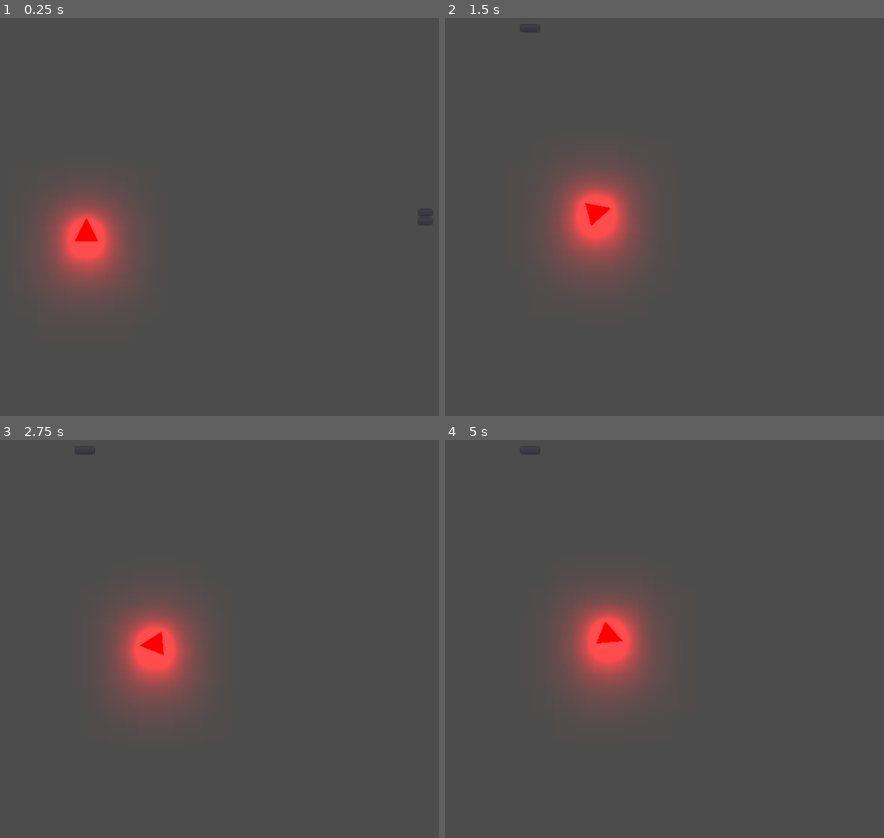
Above: before the commit, frames 1-4 (two rows, left to right).
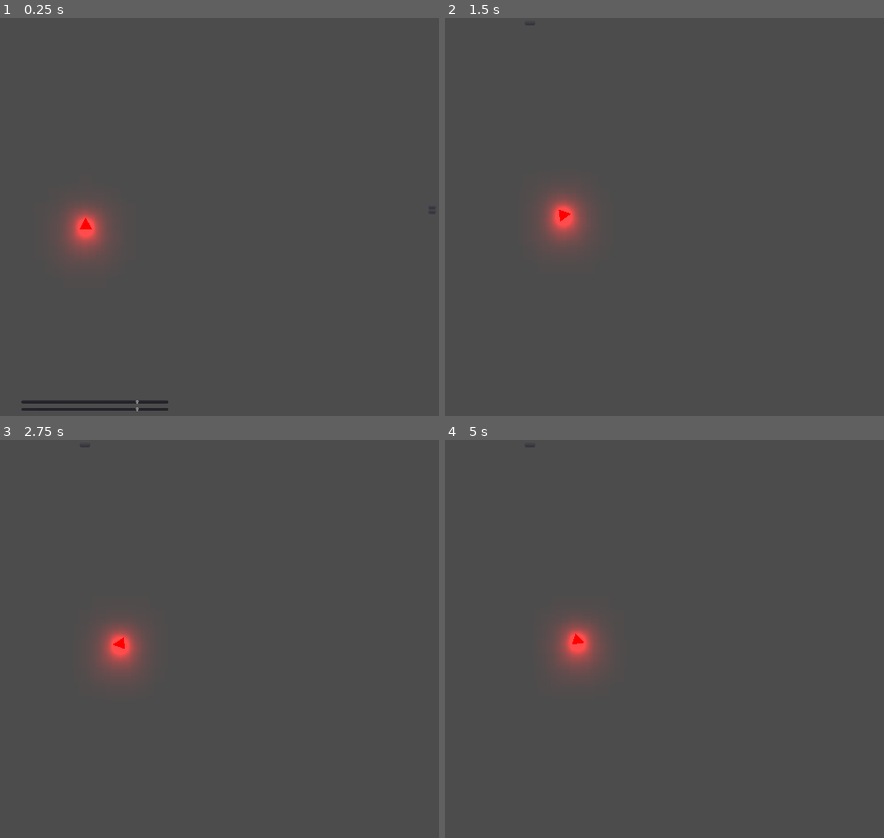
Above: after the commit, the same moments.

Repository: ZuBsPaCe/godot-base-code
Game: Godot game, scene res://Scenes/Game.tscn
The game is run twice, just before and just after one commit, with the same random seed, the same clock (stepped at 60 frames per second) and the same inputs.
Inputs (mouse positions are in pixels of both pictures, inside the frame that each line leads up to):
- Up to frame 1 (0.25 s): no input
- Up to frame 2 (1.5 s): click "Start" at 0.5 s; tap Enter at 1.25, 1.35 s; move the mouse to (686, 197) at 1.27 s
- Up to frame 3 (2.75 s): move the mouse to (outside the picture) at 2.02 s; tap Enter at 2.1 s
- Up to frame 4 (5 s): move the mouse to (598, 551) at 2.77 s; tap Enter at 2.85, 3.6, 4.35 s; move the mouse to (493, 718) at 3.52 s; move the mouse to (743, 698) at 4.27 s

The runs differ from the first frame. In frame 1, 5.4% of the frame differs, in the area x 4-99%, y 44-99%; in frame 2, 5.3%; in frame 3, 5.3%; in frame 4, 5.1%.

Commit message:
Enabled vsync. Loading/Saving default settings. Fullscreen switch. Volume settings.

Diff:
--- a/Scenes/MainMenu.tscn
+++ b/Scenes/MainMenu.tscn
@@ -11,36 +11,93 @@
 anchor_bottom = 1.0
 theme = ExtResource( 1 )
 
-[node name="HBoxContainer" type="HBoxContainer" parent="MarginContainer"]
+[node name="VBoxContainer" type="VBoxContainer" parent="MarginContainer"]
 margin_left = 10.0
 margin_top = 10.0
-margin_right = 950.0
-margin_bottom = 530.0
+margin_right = 1910.0
+margin_bottom = 1070.0
+size_flags_horizontal = 3
+size_flags_vertical = 3
 
-[node name="Filler" type="Control" parent="MarginContainer/HBoxContainer"]
-margin_right = 829.0
-margin_bottom = 520.0
+[node name="HBoxContainer" type="HBoxContainer" parent="MarginContainer/VBoxContainer"]
+margin_right = 1900.0
+margin_bottom = 978.0
+size_flags_vertical = 3
+
+[node name="Filler" type="Control" parent="MarginContainer/VBoxContainer/HBoxContainer"]
+margin_right = 1789.0
+margin_bottom = 978.0
 size_flags_horizontal = 3
 
-[node name="VBoxContainer" type="VBoxContainer" parent="MarginContainer/HBoxContainer"]
-margin_left = 833.0
-margin_right = 940.0
-margin_bottom = 520.0
+[node name="VBoxContainer" type="VBoxContainer" parent="MarginContainer/VBoxContainer/HBoxContainer"]
+margin_left = 1793.0
+margin_right = 1900.0
+margin_bottom = 978.0
 alignment = 1
 
-[node name="StartButton" type="Button" parent="MarginContainer/HBoxContainer/VBoxContainer"]
+[node name="StartButton" type="Button" parent="MarginContainer/VBoxContainer/HBoxContainer/VBoxContainer"]
 unique_name_in_owner = true
-margin_top = 215.0
+margin_top = 444.0
 margin_right = 107.0
-margin_bottom = 258.0
+margin_bottom = 487.0
 text = "Start"
 
-[node name="ExitButton" type="Button" parent="MarginContainer/HBoxContainer/VBoxContainer"]
+[node name="ExitButton" type="Button" parent="MarginContainer/VBoxContainer/HBoxContainer/VBoxContainer"]
 unique_name_in_owner = true
-margin_top = 262.0
+margin_top = 491.0
 margin_right = 107.0
-margin_bottom = 305.0
+margin_bottom = 534.0
 text = "Quit"
 
-[connection signal="pressed" from="MarginContainer/HBoxContainer/VBoxContainer/StartButton" to="." method="_on_StartButton_pressed"]
-[connection signal="pressed" from="MarginContainer/HBoxContainer/VBoxContainer/ExitButton" to="." method="_on_ExitButton_pressed"]
+[node name="HBoxContainer2" type="HBoxContainer" parent="MarginContainer/VBoxContainer"]
+margin_top = 982.0
+margin_right = 1900.0
+margin_bottom = 1060.0
+alignment = 1
+
+[node name="GridContainer" type="GridContainer" parent="MarginContainer/VBoxContainer/HBoxContainer2"]
+margin_left = 675.0
+margin_right = 1225.0
+margin_bottom = 78.0
+custom_constants/hseparation = 50
+columns = 2
+
+[node name="MusicLabel" type="Label" parent="MarginContainer/VBoxContainer/HBoxContainer2/GridContainer"]
+margin_right = 100.0
+margin_bottom = 37.0
+text = "Music"
+
+[node name="MusicSlider" type="HSlider" parent="MarginContainer/VBoxContainer/HBoxContainer2/GridContainer"]
+unique_name_in_owner = true
+margin_left = 150.0
+margin_top = 10.0
+margin_right = 550.0
+margin_bottom = 26.0
+rect_min_size = Vector2( 400, 0 )
+size_flags_vertical = 4
+max_value = 1.0
+step = 0.01
+value = 0.8
+
+[node name="SoundLabel" type="Label" parent="MarginContainer/VBoxContainer/HBoxContainer2/GridContainer"]
+margin_top = 41.0
+margin_right = 100.0
+margin_bottom = 78.0
+text = "Sound"
+
+[node name="SoundSlider" type="HSlider" parent="MarginContainer/VBoxContainer/HBoxContainer2/GridContainer"]
+unique_name_in_owner = true
+margin_left = 150.0
+margin_top = 51.0
+margin_right = 550.0
+margin_bottom = 67.0
+rect_min_size = Vector2( 400, 0 )
+size_flags_vertical = 4
+max_value = 1.0
+step = 0.01
+value = 0.8
+
+[connection signal="pressed" from="MarginContainer/VBoxContainer/HBoxContainer/VBoxContainer/StartButton" to="." method="_on_StartButton_pressed"]
+[connection signal="pressed" from="MarginContainer/VBoxContainer/HBoxContainer/VBoxContainer/ExitButton" to="." method="_on_ExitButton_pressed"]
+[connection signal="value_changed" from="MarginContainer/VBoxContainer/HBoxContainer2/GridContainer/MusicSlider" to="." method="_on_Volume_changed"]
+[connection signal="value_changed" from="MarginContainer/VBoxContainer/HBoxContainer2/GridContainer/SoundSlider" to="." method="_on_Volume_changed"]
--- a/Scripts/Tools/Examples/ExampleGame.gd
+++ b/Scripts/Tools/Examples/ExampleGame.gd
@@ -2,6 +2,9 @@
 
 
 const GameState := preload("res://Scripts/Tools/Examples/ExampleGameState.gd").GameState
+
+
+export(GameState) var _initial_game_state := GameState.MAIN_MENU
 
 
 onready var _game_state := $GameStateMachine
@@ -12,14 +15,23 @@
 	State.setup()
 	Effects.setup($Camera2D)
 
+	set_fullscreen(Globals.get_setting(Globals.SETTING_FULLSCREEN))
+
+	$MainMenu.setup(
+		Globals.get_setting(Globals.SETTING_MUSIC_VOLUME),
+		Globals.get_setting(Globals.SETTING_SOUND_VOLUME))
+
 	$MainMenu.visible = false
 	$GameOverlay.visible = false
 
 	$MainMenu.connect("switch_game_state", self, "switch_game_state")
+	$MainMenu.connect("change_volume", self, "change_volume")
 	$GameOverlay.connect("switch_game_state", self, "switch_game_state")
 
+	get_tree().connect("screen_resized", self, "on_screen_resized")
+
 	_game_state.setup(
-		GameState.MAIN_MENU,
+		_initial_game_state,
 		funcref(self, "_on_GameStateMachine_enter_state"),
 		FuncRef.new(),
 		funcref(self, "_on_GameStateMachine_exit_state"))
@@ -33,8 +45,45 @@
 	$Dummy.rotation = -PI * 0.5 + $Dummy.position.angle_to_point(Globals.get_global_mouse_position())
 
 
+func _input(event):
+	if event is InputEventKey:
+		if event.pressed and not event.echo and event.alt and event.scancode == KEY_ENTER:
+			set_fullscreen(!OS.window_fullscreen)
+
+
+func on_screen_resized():
+	if !OS.window_fullscreen:
+		Globals.set_setting(Globals.SETTING_WINDOW_WIDTH, OS.window_size.x)
+		Globals.set_setting(Globals.SETTING_WINDOW_HEIGHT, OS.window_size.y)
+		Globals.save_settings()
+
+
 func switch_game_state(new_state):
 	_game_state.set_state(new_state)
+
+
+func set_fullscreen(enabled: bool):
+	if OS.window_fullscreen == enabled:
+		return
+
+	OS.window_fullscreen = enabled
+
+	if !OS.window_fullscreen:
+		OS.window_size = Vector2(
+			Globals.get_setting(Globals.SETTING_WINDOW_WIDTH),
+			Globals.get_setting(Globals.SETTING_WINDOW_HEIGHT))
+
+	Globals.set_setting(Globals.SETTING_FULLSCREEN, OS.window_fullscreen)
+	Globals.save_settings()
+
+
+func change_volume(music_factor: float, sound_factor: float):
+	AudioServer.set_bus_volume_db(1, linear2db(music_factor))
+	AudioServer.set_bus_volume_db(2, linear2db(sound_factor))
+
+	Globals.set_setting(Globals.SETTING_MUSIC_VOLUME, music_factor)
+	Globals.set_setting(Globals.SETTING_SOUND_VOLUME, sound_factor)
+	Globals.save_settings()
 
 
 func _on_GameStateMachine_enter_state():
--- a/Scripts/Tools/Examples/ExampleGlobals.gd
+++ b/Scripts/Tools/Examples/ExampleGlobals.gd
@@ -3,8 +3,16 @@
 const TILE_SIZE := 16.0
 const HALF_TILE_SIZE := TILE_SIZE / 2.0
 
+const SETTING_FULLSCREEN := "Fullscreen"
+const SETTING_WINDOW_WIDTH := "Window Width"
+const SETTING_WINDOW_HEIGHT := "Window Height"
+const SETTING_MUSIC_VOLUME := "Music"
+const SETTING_SOUND_VOLUME := "Sound"
 
-var _center_node: Node2D;
+
+var _center_node: Node2D
+var _settings: Dictionary
+
 
 func _ready():
 	_center_node = Node2D.new()
@@ -12,7 +20,27 @@
 
 
 func setup():
-	pass
+	_settings = {
+		Globals.SETTING_FULLSCREEN: true,
+		Globals.SETTING_WINDOW_WIDTH: OS.get_screen_size().x / 2,
+		Globals.SETTING_WINDOW_HEIGHT: OS.get_screen_size().y / 2,
+		Globals.SETTING_MUSIC_VOLUME: 0.8,
+		Globals.SETTING_SOUND_VOLUME: 0.8
+	}
+
+	Tools.load_data("settings.json", _settings)
+
+
+func get_setting(name: String):
+	return _settings[name]
+
+
+func set_setting(name: String, value):
+	_settings[name] = value
+
+
+func save_settings():
+	Tools.save_data("settings.json", _settings)
 
 
 func get_global_mouse_position() -> Vector2:
--- a/Scripts/Tools/Examples/ExampleMainMenu.gd
+++ b/Scripts/Tools/Examples/ExampleMainMenu.gd
@@ -5,12 +5,27 @@
 
 
 signal switch_game_state(new_state)
+signal change_volume(music_factor, sound_factor)
+
+
+var _music_slider: Slider
+var _sound_slider: Slider
 
 
 func _ready():
 	# https://docs.godotengine.org/en/stable/tutorials/export/feature_tags.html
 	if OS.has_feature("web"):
 		get_node("%ExitButton").visible = false
+
+	_music_slider = get_node("%MusicSlider")
+	_sound_slider = get_node("%SoundSlider")
+
+
+func setup(
+		p_music_factor: float,
+		p_sound_factor: float):
+	_music_slider.value = p_music_factor
+	_sound_slider.value = p_sound_factor
 
 
 func _on_StartButton_pressed():
@@ -19,3 +34,10 @@
 
 func _on_ExitButton_pressed():
 	get_tree().quit()
+
+
+func _on_Volume_changed(_value):
+	emit_signal(
+		"change_volume",
+		_music_slider.value,
+		_sound_slider.value)
--- a/Scripts/Tools/StateMachine.gd
+++ b/Scripts/Tools/StateMachine.gd
@@ -78,11 +78,11 @@
 	_check_valid_states = false
 
 
-func _process(_delta):
+func _process(delta):
 	if _blocked:
 		return
 
-	if _perform_wait():
+	if _perform_wait(delta):
 		return
 
 	if !_enter_called:
@@ -177,9 +177,9 @@
 	return _wait_secs > 0.0
 
 
-func _perform_wait() -> bool:
+func _perform_wait(delta: float) -> bool:
 	if _wait_secs > 0.0:
-		_wait_secs -= get_process_delta_time()
+		_wait_secs -= delta
 		if _wait_secs > 0.0:
 			return true
 
--- a/Scripts/Tools/Tools.gd
+++ b/Scripts/Tools/Tools.gd
@@ -221,3 +221,25 @@
 #		draw_line(debug[i], debug[i] + debug[i + 1], Color.red, 2)
 #
 #	debug.clear()
+
+
+func save_data(file_name: String, data: Dictionary) -> void:
+	var path := "user://" + file_name
+	var file := File.new()
+	file.open(path, File.WRITE)
+	file.store_string(to_json(data))
+	file.close()
+
+
+func load_data(file_name: String, data: Dictionary) -> void:
+	var path := "user://" + file_name
+	var file := File.new()
+	if not file.file_exists(path):
+		return
+
+	file.open(path, File.READ)
+	var save_data: Dictionary = parse_json(file.get_as_text())
+
+	data.merge(save_data, true)
+
+	file.close()
--- a/pool.json
+++ /dev/null
@@ -1,25 +0,0 @@
-{
-	"enum_items": [
-		{
-			"path": "res://addons/object_pool/test.gd",
-			"name": "Test",
-			"enum_values": [
-				{
-					"name": "Fudi",
-					"value": 0,
-					"resource_path": "res://Scenes/Test.tscn"
-				},
-				{
-					"name": "Arsch",
-					"value": 1,
-					"resource_path": "res://Scenes/Game.tscn"
-				},
-				{
-					"name": "Gaggo",
-					"value": 2,
-					"resource_path": "res://Scenes/Game.tscn"
-				}
-			]
-		}
-	]
-}
--- a/project.godot
+++ b/project.godot
@@ -59,9 +59,9 @@
 
 [display]
 
-window/size/width=960
-window/size/height=540
-window/vsync/use_vsync=false
+window/size/width=1920
+window/size/height=1080
+window/size/fullscreen=true
 window/stretch/mode="viewport"
 window/stretch/aspect="keep"
 
Not shown, changed: export_presets.cfg
